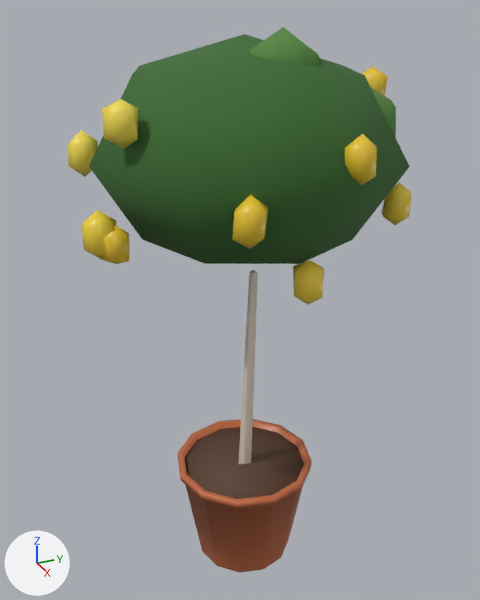
What one commit did to the glTF model web/public/assets/models/trees/lemonTree.far.glb.
Before and after are seen from a 50 mm camera at (2.31, -1.06, 2.47) aimed at (-0.05, 0.0, 1.29). The axes (+X, +Y, +Z) are drawn at lower left. The lights are the same throughout. The older version comes first. Vertices at exactly the same position are counted once.

The first picture shows 'lemonTree'.
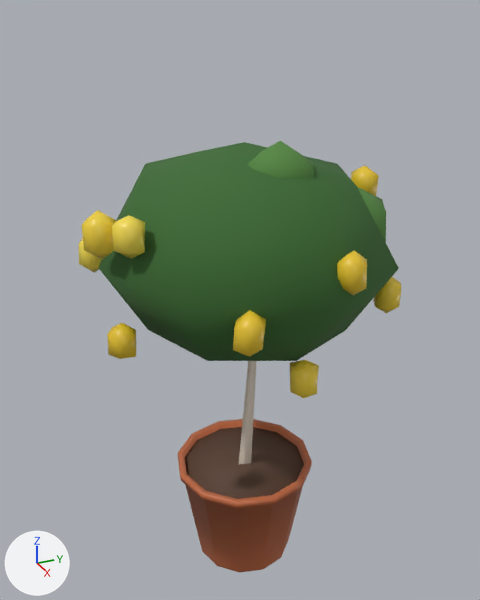
Commit message: fix(G-38): the potted lemon tree two metres tall

Changed parts and their boxes (x1, y1, x2, y2) in the pictures (480 x 600 px; the box of a moved part takes in the faces that stretch with it):
'lemonTree', reshaped (21% shorter): before (68, 27, 411, 573); after (78, 141, 401, 573)
part 1 of me_lemontree, moved or reshaped: before (248, 27, 319, 66); after (247, 141, 314, 178)
part 2 of me_lemontree, moved or reshaped: before (370, 87, 396, 138); after (357, 187, 386, 242)
part 3 of me_lemontree, moved or reshaped: before (89, 34, 410, 264); after (99, 142, 399, 361)
part 4 of me_lemontree, moved or reshaped: before (293, 260, 324, 305); after (290, 360, 319, 398)
part 5 of me_lemontree, moved or reshaped: before (381, 182, 411, 225); after (373, 277, 401, 313)
part 6 of me_lemontree, moved or reshaped: before (68, 130, 98, 177); after (78, 238, 102, 273)
part 7 of me_lemontree, moved or reshaped: before (102, 99, 138, 149); after (112, 215, 145, 259)
part 8 of me_lemontree, moved or reshaped: before (99, 224, 130, 264); after (107, 323, 136, 359)
part 9 of me_lemontree, moved or reshaped: before (232, 195, 268, 249); after (233, 310, 266, 357)
part 10 of me_lemontree, moved or reshaped: before (345, 134, 377, 186); after (337, 250, 367, 295)
part 11 of me_lemontree, moved or reshaped: before (361, 66, 387, 96); after (351, 166, 379, 196)
part 12 of me_lemontree, moved or reshaped: before (238, 270, 258, 464); after (239, 361, 256, 464)

Diff of the bpy script that builds the scene:
```diff
--- a/web/public/assets/models/trees/lemonTree.far.glb.py
+++ b/web/public/assets/models/trees/lemonTree.far.glb.py
@@ me_lemontree @@
 # used by ob_lemontree; location = (-0.001, 0.0, 0.0)
 # before: 113 (0.05, 0.03, 1.45) at pixel (257, 272), 114 (0.02, 0.03, 1.45) at pixel (252, 269), 115 (0.05, 0.0, 1.45) at pixel (249, 272)
-me_lemontree.from_pydata(...)  # 380 vertices, 674 faces; spans x -0.65..0.65, y -0.66..0.66, z 0.0..2.37
+me_lemontree.from_pydata(...)  # 380 vertices, 674 faces; spans x -0.65..0.65, y -0.66..0.66, z 0.0..1.99
+# me_lemontree part 1: the loose piece of 14 vertices spanning x 0.02..0.28, y -0.08..0.23, z 2.06..2.37 is moved by (0.0, 0.0, -0.38)
+# me_lemontree part 2: the loose piece of 14 vertices spanning x 0.03..0.36, y 0.16..0.53, z 1.87..2.21 is moved by (0.0, 0.0, -0.38)
+# me_lemontree part 3: the loose piece of 26 vertices spanning x -0.65..0.65, y -0.6..0.59, z 1.52..2.35 is moved by (0.0, 0.0, -0.38)
+# me_lemontree part 4: the loose piece of 14 vertices spanning x 0.45..0.56, y -0.05..0.07, z 1.5..1.67 is moved by (0.0, 0.0, -0.38)
+# me_lemontree part 5: the loose piece of 14 vertices spanning x 0.24..0.35, y 0.45..0.57, z 1.66..1.83 is moved by (0.0, 0.0, -0.38)
+# me_lemontree part 6: the loose piece of 14 vertices spanning x -0.18..-0.08, y -0.64..-0.53, z 1.86..2.03 is moved by (0.0, 0.0, -0.38)
+# me_lemontree part 7: the loose piece of 14 vertices spanning x 0.12..0.23, y -0.57..-0.46, z 2.02..2.17 is moved by (0.0, 0.0, -0.38)
+# me_lemontree part 8: the loose piece of 14 vertices spanning x 0.07..0.18, y -0.61..-0.5, z 1.6..1.75 is moved by (0.0, 0.0, -0.38)
+# me_lemontree part 9: the loose piece of 14 vertices spanning x 0.51..0.61, y -0.3..-0.18, z 1.76..1.93 is moved by (0.0, 0.0, -0.38)
+# me_lemontree part 10: the loose piece of 14 vertices spanning x 0.52..0.62, y 0.07..0.19, z 1.91..2.08 is moved by (0.0, 0.0, -0.38)
+# me_lemontree part 11: the loose piece of 14 vertices spanning x 0.02..0.13, y 0.45..0.56, z 2.07..2.23 is moved by (0.0, 0.0, -0.38)
+# me_lemontree part 12
+for i in [113, 114, 115]: me_lemontree.vertices[i].co += Vector((0.0, 0.0, -0.38))
+# other edits to the shape of me_lemontree do not show in these pictures
 me_lemontree.materials.append(mat_body)
```
